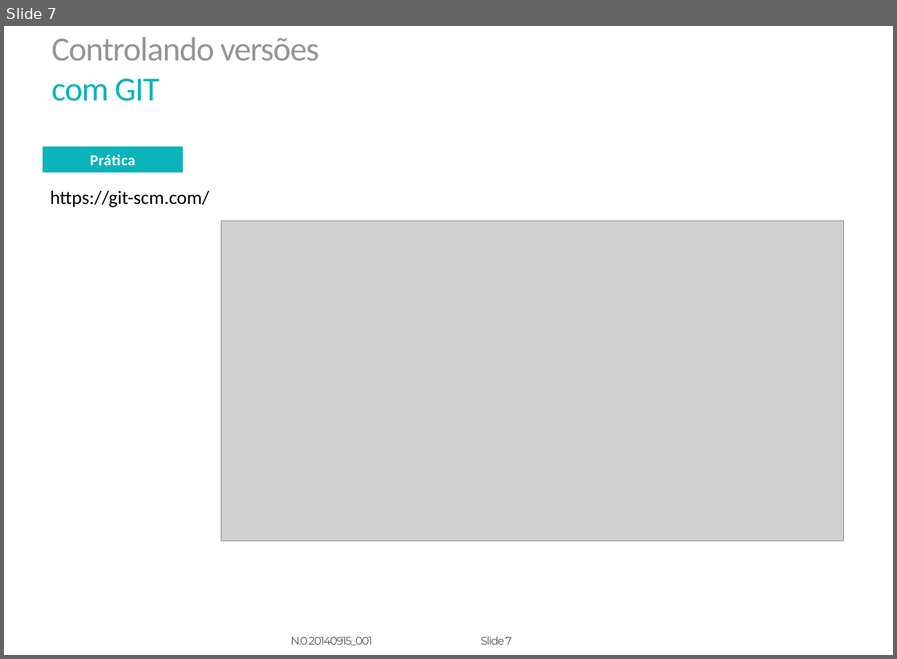
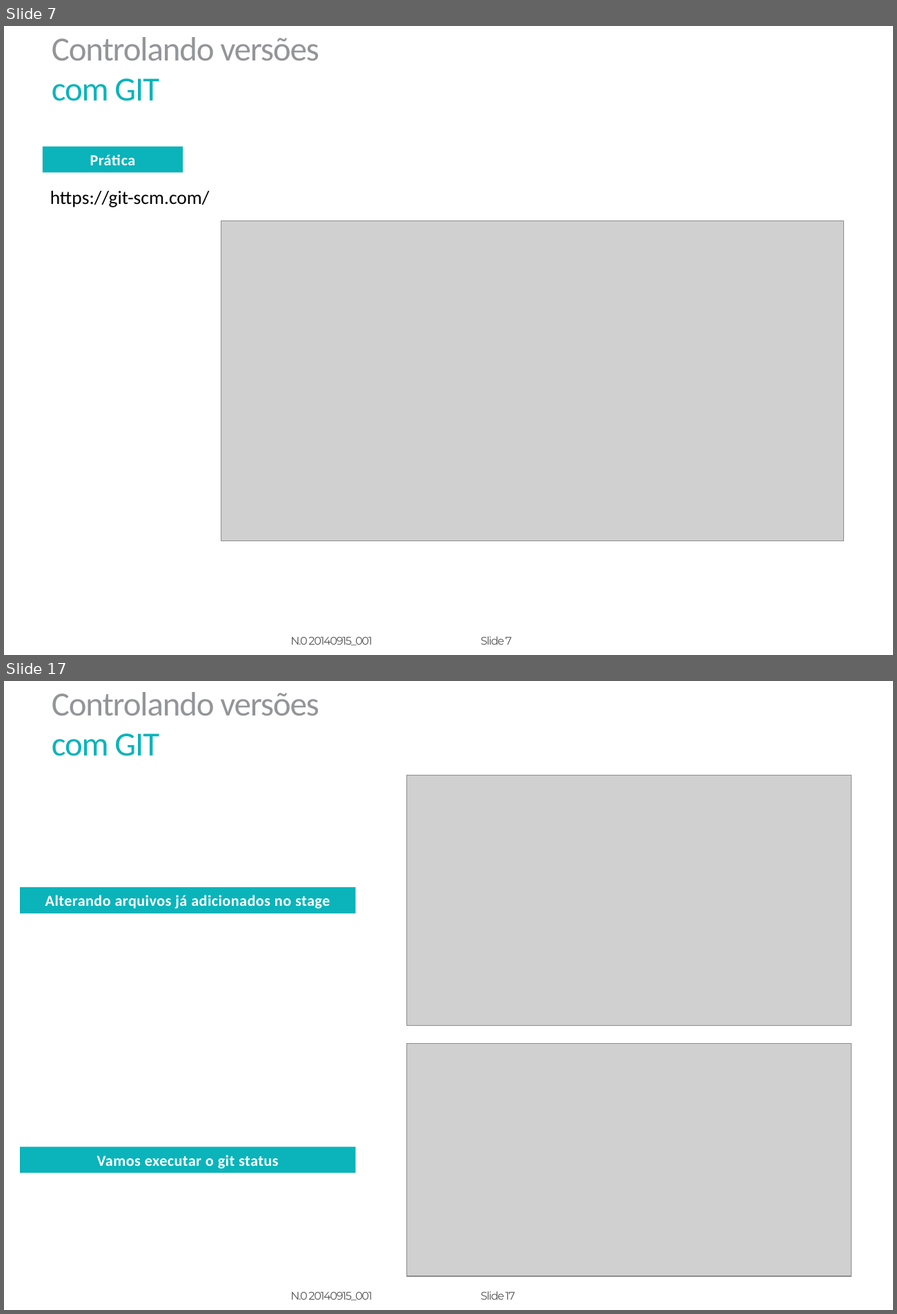
Before and after one commit to caused/git-workshop, a slide deck: Slides.pptx. Shown one above the other, each under a label of ours: slide 7 before the commit, slides 7 and 17 after it; the slides between them are not shown. The pictures are 897x659 and 897x1314 pixels, drawn with LibreOffice and Linux fonts; fonts in the diff are those of the drawing; grey boxes stand for pictures; background and template pictures are left out. Boxes give left, top, right and bottom in pixels: in the first picture for what was removed or moved away, otherwise in the second. Text is boxed around its words. In the diff, an @@ line names an element or a change of style, - is before the commit and + after.

Commit message:
Adicionando slides sobre: inicializar um repositorio e rastrear arquivos

```diff
--- a/Slides.pptx
+++ b/Slides.pptx
@@ slide 17 added at box(4, 681, 893, 1310), background picture (left out); not listed: 4 template elements that a slide beside it also shows @@
@@ picture added at box(407, 776, 852, 1025) @@
@@ rectangle added at box(20, 887, 355, 914), fill #0AB4BA, 14.5 pt, text #FFFFFF, bold @@
+Alterando arquivos já adicionados no stage
@@ picture added at box(407, 1044, 852, 1276) @@
@@ rectangle added at box(20, 1147, 355, 1174), fill #0AB4BA, 14.5 pt, text #FFFFFF, bold @@
+Vamos executar o git status
```
Also in this commit, not shown: 9 other slides added.
